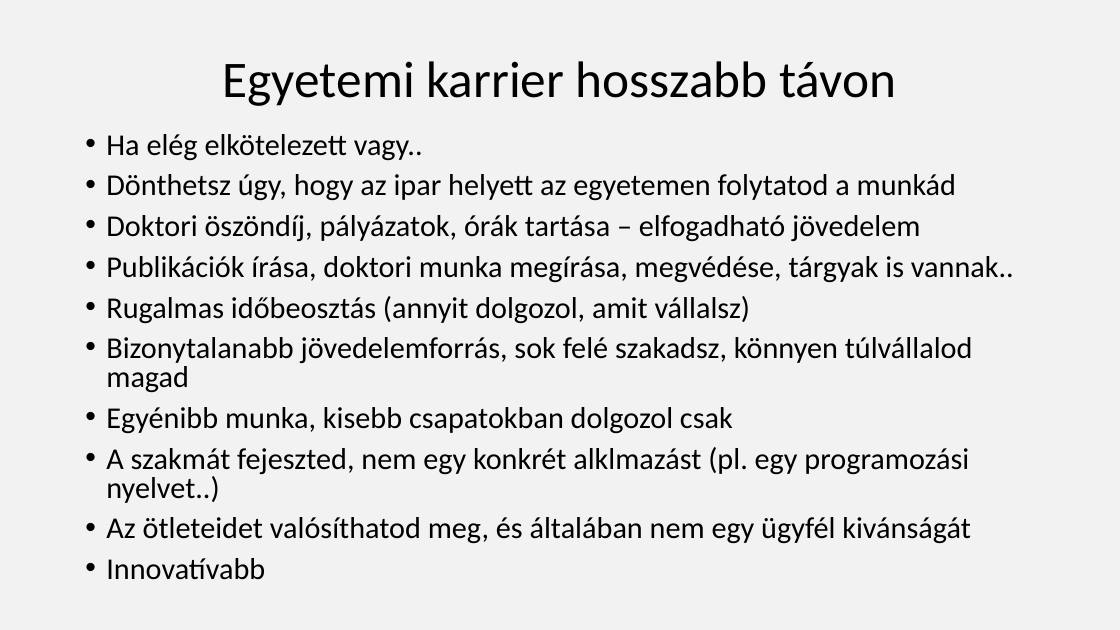
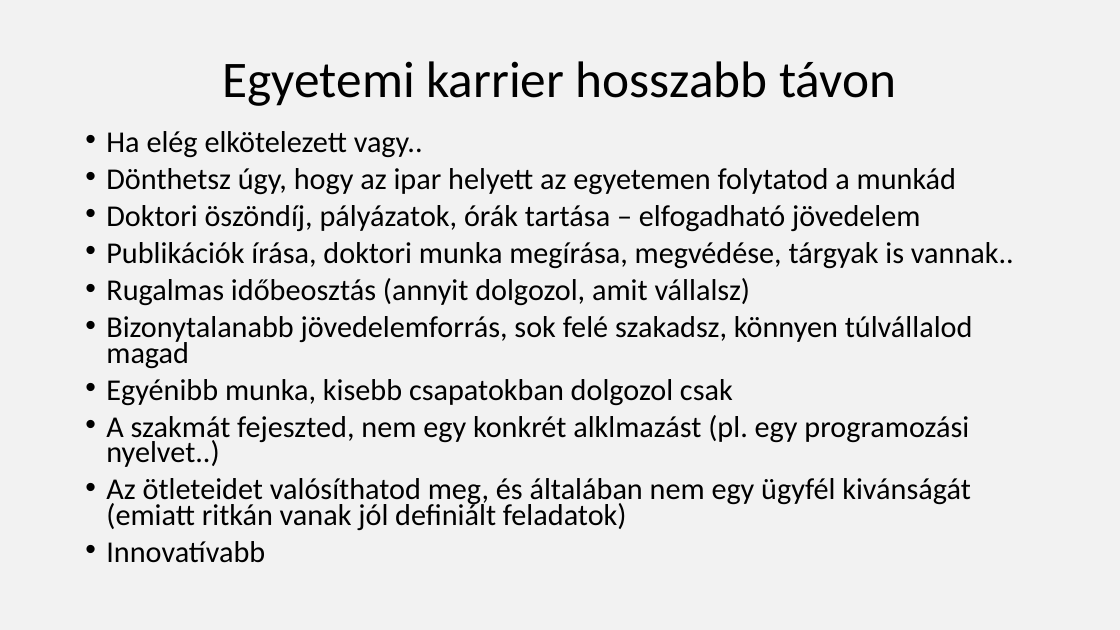
Before and after one commit to nagyandras95/Egyetem, a slide deck: slide 8 of efop/03/Programozók világa.pptx. Drawn at 1120x630 pixels with LibreOffice and Linux fonts; fonts in the diff are those of the drawing. Boxes give left, top, right and bottom in pixels: in the first picture for what was removed or moved away, otherwise in the second. Text is boxed around its words. In the diff, an @@ line names an element or a change of style, - is before the commit and + after.

```diff
--- a/efop/03/Programozók világa.pptx
+++ b/efop/03/Programozók világa.pptx
@@ text at (x1=106, y1=131, x2=1014, y2=563): line spacing 0.8 to 0.7 @@
@@ text at (x1=106, y1=478, x2=971, y2=530): text changed @@
-• Az ötleteidet valósíthatod meg, és általában nem egy ügyfél kivánságát
+• Az ötleteidet valósíthatod meg, és általában nem egy ügyfél kivánságát (emiatt ritkán vanak jól definiált feladatok)
```
Also in this commit, not shown: 5 other slides changed, 1 slide added.
